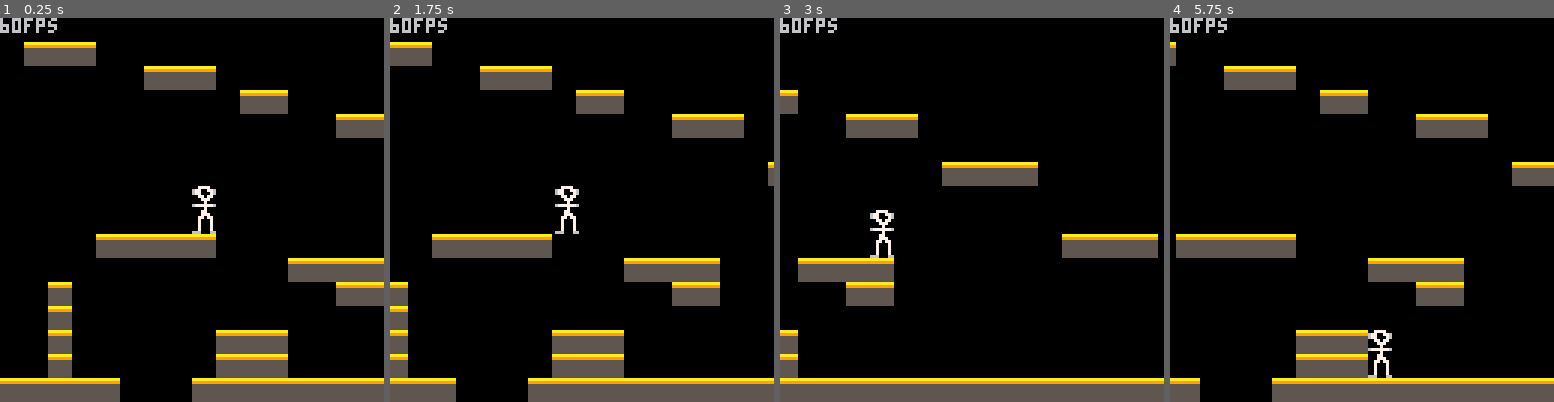
Above: before the commit, frames 1-4 (left to right).
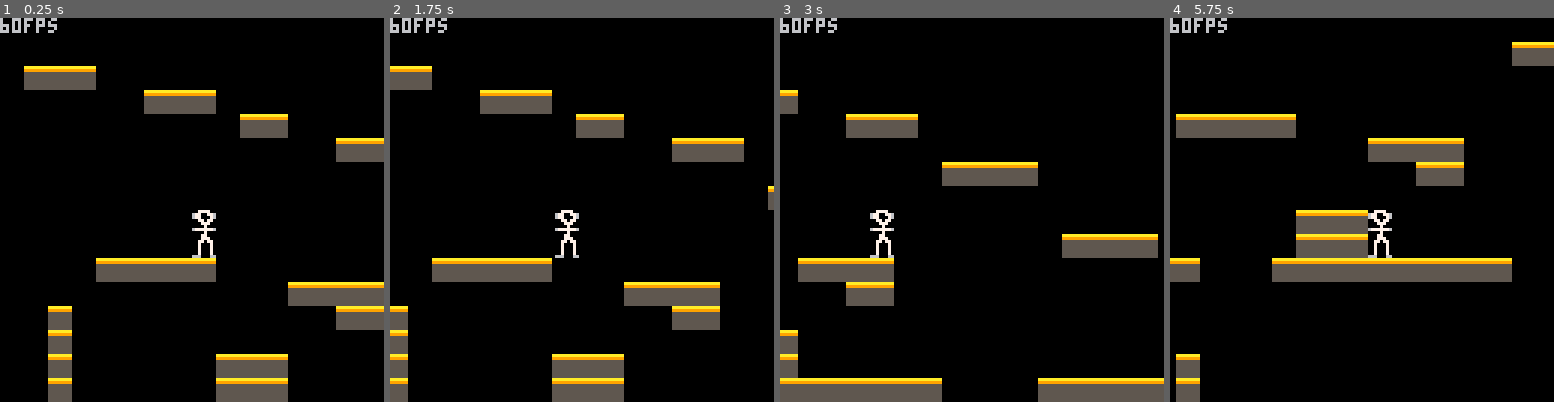
Above: after the commit, the same moments.

Repository: nsatragno/pico8-carts
Game: PICO-8 cartridge space_kludge/space_kludge.p8
Same seed, same stepped clock (60 frames per second), same inputs: the game is played once before the commit and once after it.
Inputs:
- Up to frame 1 (0.25 s): no input
- Up to frame 2 (1.75 s): hold Right from 1.6 s (still down)
- Up to frame 3 (3 s): release Right at 2.1 s; hold Up 2.15-2.42 s; hold Right from 2.47 s (still down)
- Up to frame 4 (5.75 s): release Right at 3.03 s; hold Left 3.08-3.58 s; hold Right 4.02-4.68 s; hold Up 4.73-5.03 s; hold Left 5.08-5.68 s

The runs differ from the first frame. In frame 1, 20% of the frame differs, in the area x 0-100%, y 6-100%; in frame 2, 20%; in frame 3, 1.6%; in frame 4, 25%.

Commit message:
[kludge] Camera follows player vertically.

Diff:
--- a/space_kludge/space_kludge.p8
+++ b/space_kludge/space_kludge.p8
@@ -119,6 +119,8 @@
           self.x += player.dx - 1
         end
       end
+
+      self.y = player.y - 64
     end,  -- camera:update
 
     set = function(self)
@@ -184,20 +186,20 @@
 0000010000000000000000000000000000000000000000000000000001010100000000000000000000000000000000000000000000000000000000000000000000000000000000000000000000000000000000000000000000000000000000000000000000000000000000000000000000000000000000000000000000000000
 0000010000000000000101010000000000000000000000000000000000000101000000000000000000000000000000000000000000000000000000000000000000000000000000000000000000000000000000000000000000000000000000000000000000000000000000000000000000000000000000000000000000000000
 0000010000000000000101010000000000000000000000000000000000000101000000000000000000000000000000000000000000000000000000000000000000000000000000000000000000000000000000000000000000000000000000000000000000000000000000000000000000000000000000000000000000000000
-0101010101000000010101010101010101010101010101010101010101010100000000000000000000000000000000000000000000000000000000000000000000000000000000000000000000000000000000000000000000000000000000000000000000000000000000000000000000000000000000000000000000000000
-0000000000000000000000000000000000000000000000000000000000000000000000000000000000000000000000000000000000000000000000000000000000000000000000000000000000000000000000000000000000000000000000000000000000000000000000000000000000000000000000000000000000000000
-0000000000000000000000000000000000000000000000000000000000000000000000000000000000000000000000000000000000000000000000000000000000000000000000000000000000000000000000000000000000000000000000000000000000000000000000000000000000000000000000000000000000000000
-0000000000000000000000000000000000000000000000000000000000000000000000000000000000000000000000000000000000000000000000000000000000000000000000000000000000000000000000000000000000000000000000000000000000000000000000000000000000000000000000000000000000000000
-0000000000000000000000000000000000000000000000000000000000000000000000000000000000000000000000000000000000000000000000000000000000000000000000000000000000000000000000000000000000000000000000000000000000000000000000000000000000000000000000000000000000000000
-0000000000000000000000000000000000000000000000000000000000000000000000000000000000000000000000000000000000000000000000000000000000000000000000000000000000000000000000000000000000000000000000000000000000000000000000000000000000000000000000000000000000000000
-0000000000000000000000000000000000000000000000000000000000000000000000000000000000000000000000000000000000000000000000000000000000000000000000000000000000000000000000000000000000000000000000000000000000000000000000000000000000000000000000000000000000000000
-0000000000000000000000000000000000000000000000000000000000000000000000000000000000000000000000000000000000000000000000000000000000000000000000000000000000000000000000000000000000000000000000000000000000000000000000000000000000000000000000000000000000000000
-0000000000000000000000000000000000000000000000000000000000000000000000000000000000000000000000000000000000000000000000000000000000000000000000000000000000000000000000000000000000000000000000000000000000000000000000000000000000000000000000000000000000000000
-0000000000000000000000000000000000000000000000000000000000000000000000000000000000000000000000000000000000000000000000000000000000000000000000000000000000000000000000000000000000000000000000000000000000000000000000000000000000000000000000000000000000000000
-0000000000000000000000000000000000000000000000000000000000000000000000000000000000000000000000000000000000000000000000000000000000000000000000000000000000000000000000000000000000000000000000000000000000000000000000000000000000000000000000000000000000000000
-0000000000000000000000000000000000000000000000000000000000000000000000000000000000000000000000000000000000000000000000000000000000000000000000000000000000000000000000000000000000000000000000000000000000000000000000000000000000000000000000000000000000000000
-0000000000000000000000000000000000000000000000000000000000000000000000000000000000000000000000000000000000000000000000000000000000000000000000000000000000000000000000000000000000000000000000000000000000000000000000000000000000000000000000000000000000000000
-0000000000000000000000000000000000000000000000000000000000000000000000000000000000000000000000000000000000000000000000000000000000000000000000000000000000000000000000000000000000000000000000000000000000000000000000000000000000000000000000000000000000000000
-0000000000000000000000000000000000000000000000000000000000000000000000000000000000000000000000000000000000000000000000000000000000000000000000000000000000000000000000000000000000000000000000000000000000000000000000000000000000000000000000000000000000000000
-0000000000000000000000000000000000000000000000000000000000000000000000000000000000000000000000000000000000000000000000000000000000000000000000000000000000000000000000000000000000000000000000000000000000000000000000000000000000000000000000000000000000000000
-0101010101010101010101010101010000000000000000000000000000000000000000000000000000000000000000000000000000000000000000000000000000000000000000000000000000000000000000000000000000000000000000000000000000000000000000000000000000000000000000000000000000000000
+0101010101000000010101010101010101010000000001010101010101010100000000000000000000000000000000000000000000000000000000000000000000000000000000000000000000000000000000000000000000000000000000000000000000000000000000000000000000000000000000000000000000000000
+0000000000000000000000000000000000000000000000000000000000000000000000000000000000000000000000000000000000000000000000000000000000000000000000000000000000000000000000000000000000000000000000000000000000000000000000000000000000000000000000000000000000000000
+0000000000000000000000000000000000000000000000000000000000000000000000000000000000000000000000000000000000000000000000000000000000000000000000000000000000000000000000000000000000000000000000000000000000000000000000000000000000000000000000000000000000000000
+0001000000000000000000000000000000000000000000000000000000000000000000000000000000000000000000000000000000000000000000000000000000000000000000000000000000000000000000000000000000000000000000000000000000000000000000000000000000000000000000000000000000000000
+0001000001000000000000000000000000000000000000000000000000000000000000000000000000000000000000000000000000000000000000000000000000000000000000000000000000000000000000000000000000000000000000000000000000000000000000000000000000000000000000000000000000000000
+0001010001000000000000000000000000000000000000000000000000000000000000000000000000000000000000000000000000000000000000000000000000000000000000000000000000000000000000000000000000000000000000000000000000000000000000000000000000000000000000000000000000000000
+0000010101010001010000000000000000000000000000000000000000000000000000000000000000000000000000000000000000000000000000000000000000000000000000000000000000000000000000000000000000000000000000000000000000000000000000000000000000000000000000000000000000000000
+0000000000010101010101000000000000000000000000000000000000000000000000000000000000000000000000000000000000000000000000000000000000000000000000000000000000000000000000000000000000000000000000000000000000000000000000000000000000000000000000000000000000000000
+0000000000000000010101010000000000000000000000000000000000000000000000000000000000000000000000000000000000000000000000000000000000000000000000000000000000000000000000000000000000000000000000000000000000000000000000000000000000000000000000000000000000000000
+0000000000000000000000010101000000000000000000000000000000000000000000000000000000000000000000000000000000000000000000000000000000000000000000000000000000000000000000000000000000000000000000000000000000000000000000000000000000000000000000000000000000000000
+0000000000000000000000000101010000000000000000000000000000000000000000000000000000000000000000000000000000000000000000000000000000000000000000000000000000000000000000000000000000000000000000000000000000000000000000000000000000000000000000000000000000000000
+0000000000000000000000000000010101010000000000000000000000000000000000000000000000000000000000000000000000000000000000000000000000000000000000000000000000000000000000000000000000000000000000000000000000000000000000000000000000000000000000000000000000000000
+0000000000000000000000000000000000010101000000000000000000000000000000000000000000000000000000000000000000000000000000000000000000000000000000000000000000000000000000000000000000000000000000000000000000000000000000000000000000000000000000000000000000000000
+0000000000000000000000000000000000000000010100000000000000000000000000000000000000000000000000000000000000000000000000000000000000000000000000000000000000000000000000000000000000000000000000000000000000000000000000000000000000000000000000000000000000000000
+0000000000000000000000000000000000000000000101010100000000000000000000000000000000000000000000000000000000000000000000000000000000000000000000000000000000000000000000000000000000000000000000000000000000000000000000000000000000000000000000000000000000000000
+0000000000000000000000000000000000000000000000000101010000000000000000000000000000000000000000000000000000000000000000000000000000000000000000000000000000000000000000000000000000000000000000000000000000000000000000000000000000000000000000000000000000000000
+0101010101010101010101010101010000000000000000000000000101010000000000000000000000000000000000000000000000000000000000000000000000000000000000000000000000000000000000000000000000000000000000000000000000000000000000000000000000000000000000000000000000000000
